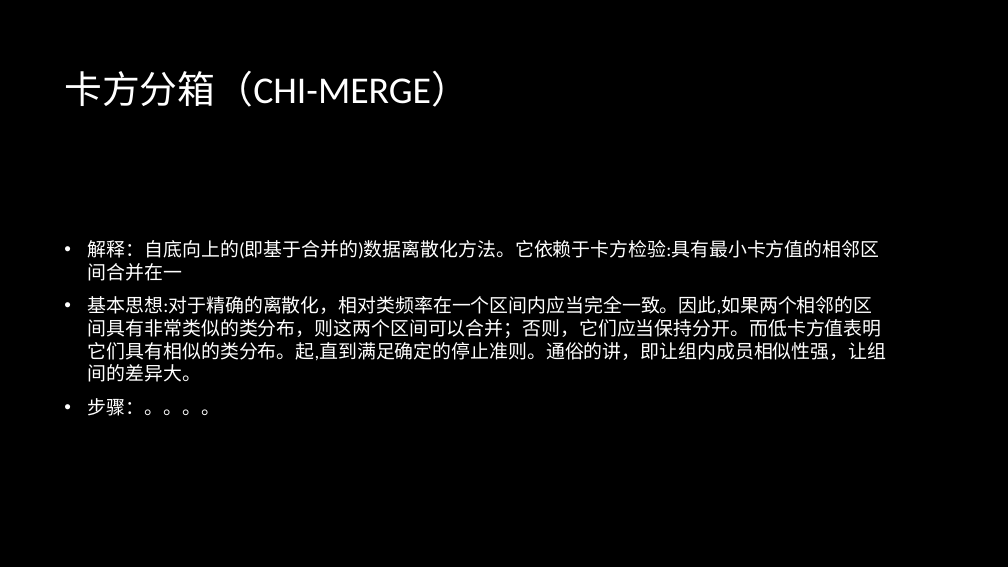
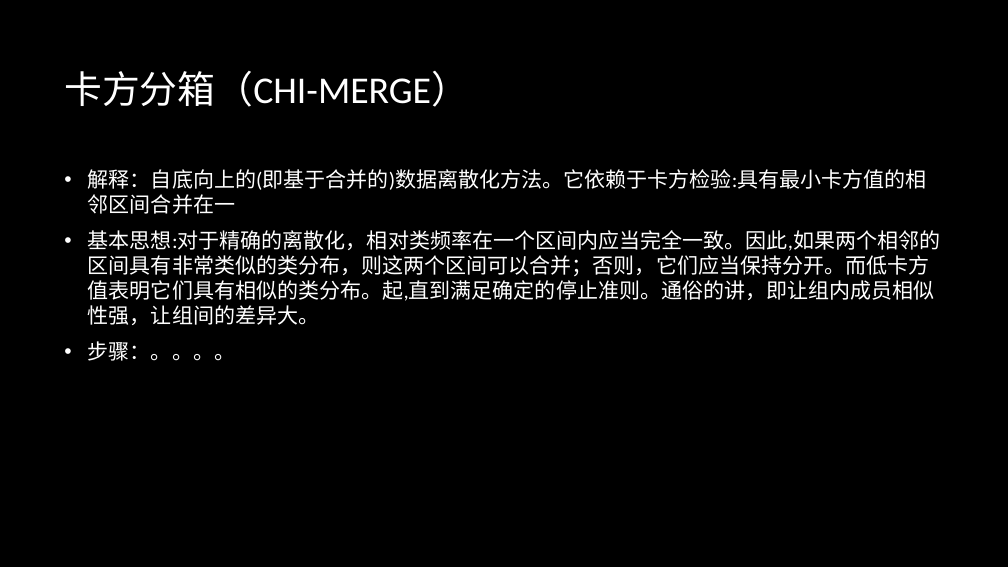
Before and after one commit to NewXLife/ML, a slide deck: slide 8 of docs/shareDoc/统计分析-指标讲解2.pptx. Drawn at 1008x567 pixels with LibreOffice and Linux fonts; fonts in the diff are those of the drawing; background and template pictures are left out. Boxes give left, top, right and bottom in pixels: in the first picture for what was removed or moved away, otherwise in the second. Text is boxed around its words. In the diff, an @@ line names an element or a change of style, - is before the commit and + after.

```diff
--- a/docs/shareDoc/统计分析-指标讲解2.pptx
+++ b/docs/shareDoc/统计分析-指标讲解2.pptx
@@ text "解释：自底向上的(即基于合并的)数据离散化方法。它依赖于卡方检验:具有最小卡方值的相邻区间合并在一" moved from (x1=88, y1=240, x2=886, y2=416) to (x1=88, y1=169, x2=940, y2=361) @@
@@ text "解释：自底向上的(即基于合并的)数据离散化方法。它依赖于卡方检验:具有最小卡方值的相邻区间合并在一" at (x1=88, y1=169, x2=940, y2=361): size 18 to 20 pt @@
```
Also in this commit, not shown: 7 other slides changed, 3 other files.
